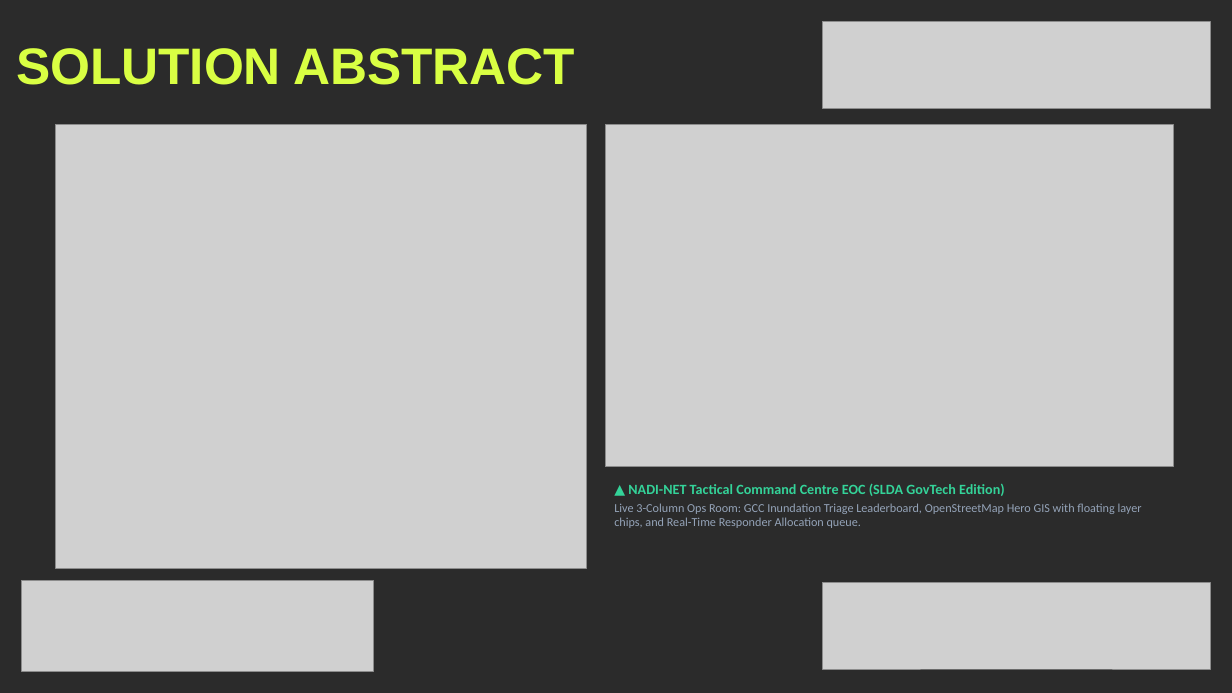
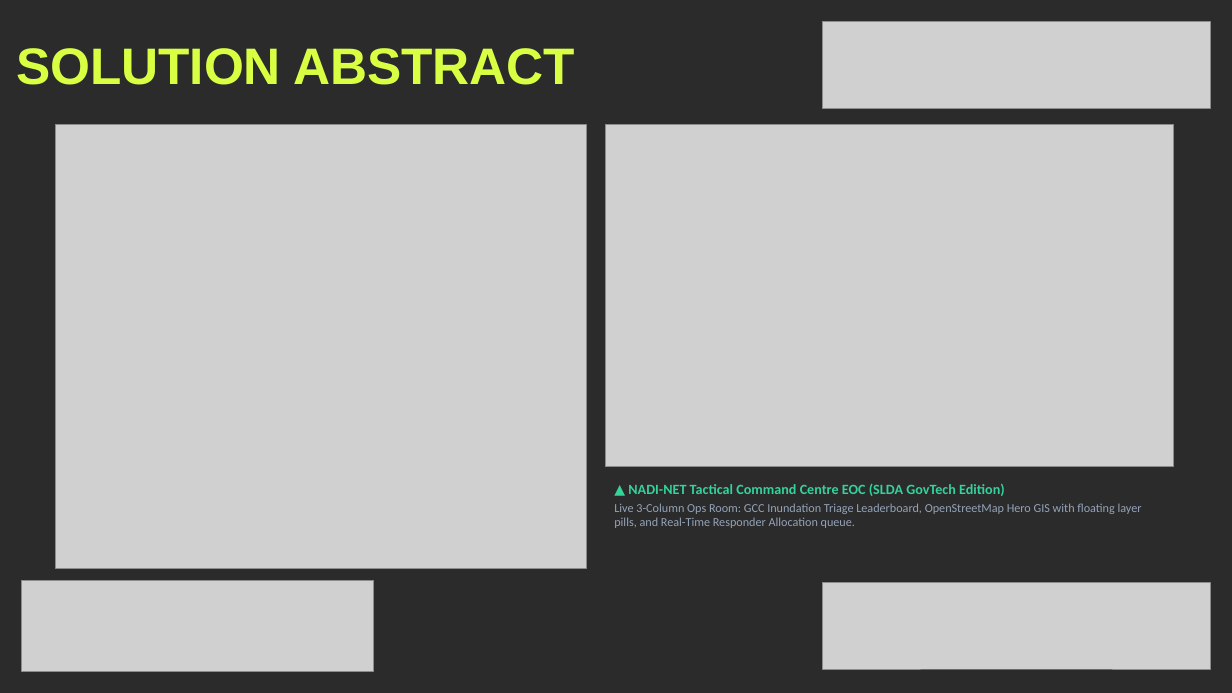
Before and after one commit to Vishnu-3727/nadi-net, a slide deck: slide 3 of NADI_NET_K_HACKS_Presentation.pptx. Drawn at 1232x693 pixels with LibreOffice and Linux fonts; fonts in the diff are those of the drawing; grey boxes stand for pictures; background and template pictures are left out; a plain dark background stands for a picture behind light text. Boxes give left, top, right and bottom in pixels: in the first picture for what was removed or moved away, otherwise in the second. Text is boxed around its words. In the diff, an @@ line names an element or a change of style, - is before the commit and + after.

Commit message:
fix(presentation): format transparent diagrams, fix text wrap bounds, and align table columns

```diff
--- a/NADI_NET_K_HACKS_Presentation.pptx
+++ b/NADI_NET_K_HACKS_Presentation.pptx
@@ text at box(614, 503, 1142, 528): text changed @@
-Live 3-Column Ops Room: GCC Inundation Triage Leaderboard, OpenStreetMap Hero GIS with floating layer chips, and Real-Time Responder Allocation queue.
+Live 3-Column Ops Room: GCC Inundation Triage Leaderboard, OpenStreetMap Hero GIS with floating layer pills, and Real-Time Responder Allocation queue.
```
Also in this commit, not shown: 2 other slides changed.
